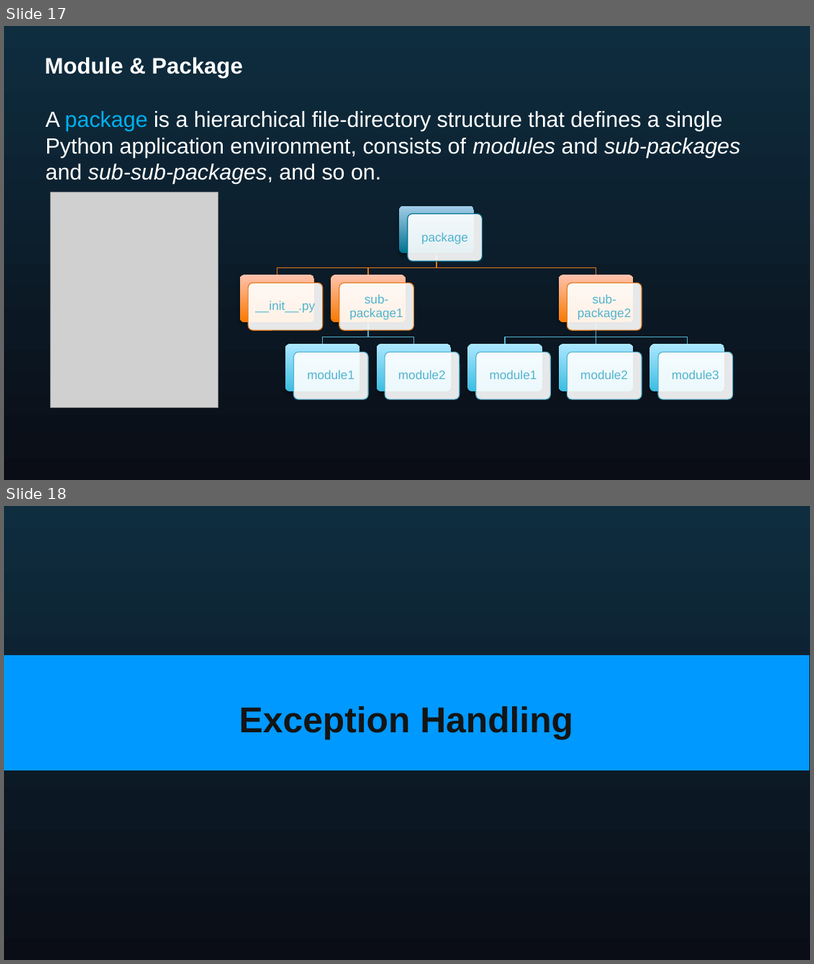
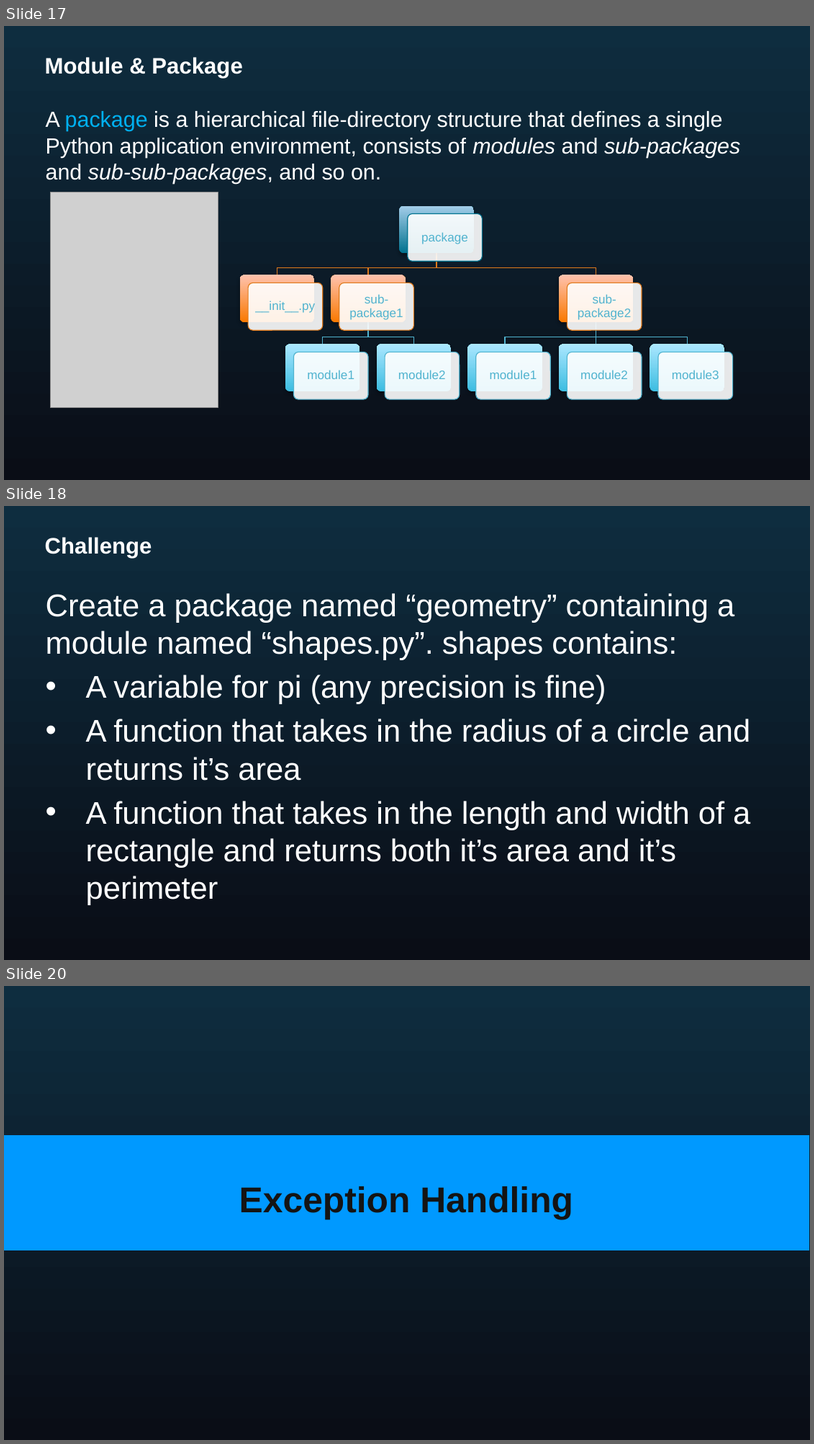
Before and after one commit to AcademyNATrainers/PythonJanuary2020, a slide deck: cts_python_practitioner_day2_v1_2019.pptx. Shown one above the other, each under a label of ours: slides 17 and 18 before the commit, slides 17, 18 and 20 after it; the slides between them are not shown. The pictures are 814x964 and 814x1444 pixels, drawn with LibreOffice and Linux fonts; fonts in the diff are those of the drawing; grey boxes stand for pictures; background and template pictures are left out. Boxes give left, top, right and bottom in pixels: in the first picture for what was removed or moved away, otherwise in the second. Text is boxed around its words. In the diff, an @@ line names an element or a change of style, - is before the commit and + after.

```diff
--- a/cts_python_practitioner_day2_v1_2019.pptx
+++ b/cts_python_practitioner_day2_v1_2019.pptx
@@ slide 18 added at (4,506,810,960), background gradient #0E2D3F to #0A0D16 @@
@@ title added at (45,537,152,559), 20 pt, text #FFFFFF, bold @@
+Challenge
@@ text added at (46,593,751,905), 28 pt, text #FFFFFF @@
+Create a package named “geometry” containing a module named “shapes.py”. shapes contains:
+• A variable for pi (any precision is fine)
+• A function that takes in the radius of a circle and returns it’s area
+• A function that takes in the length and width of a rectangle and returns both it’s area and it’s perimeter
@@ what was slide 18 is now slide 20 @@
```
Also in this commit, not shown: 1 other slide added, 1 other file.
